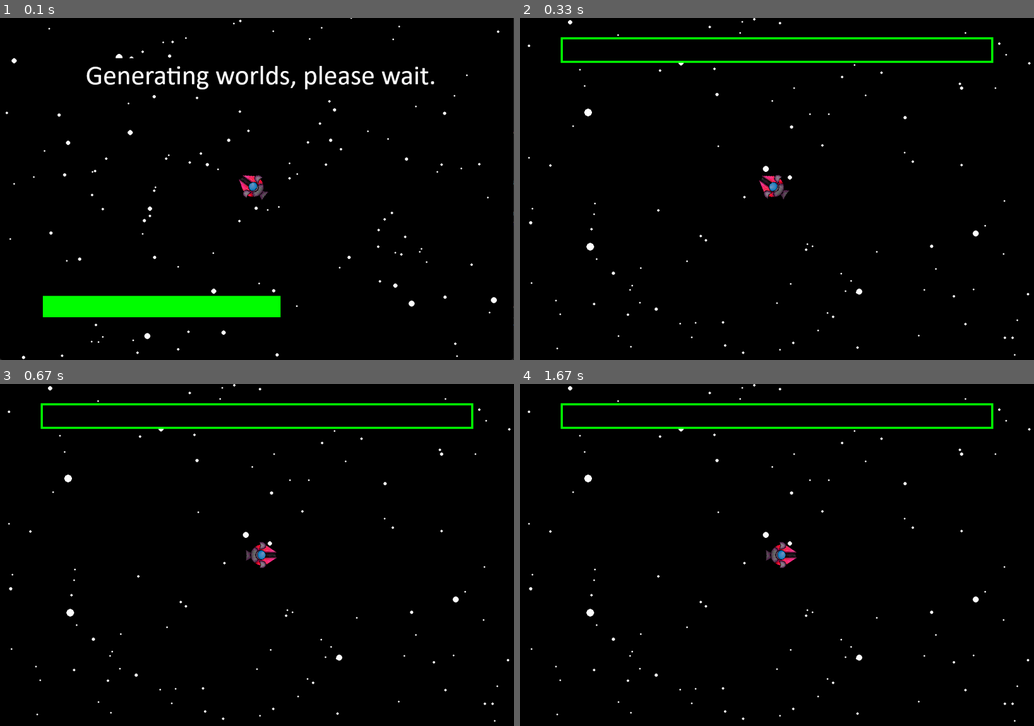
Above: before the commit, frames 1-4 (two rows, left to right).
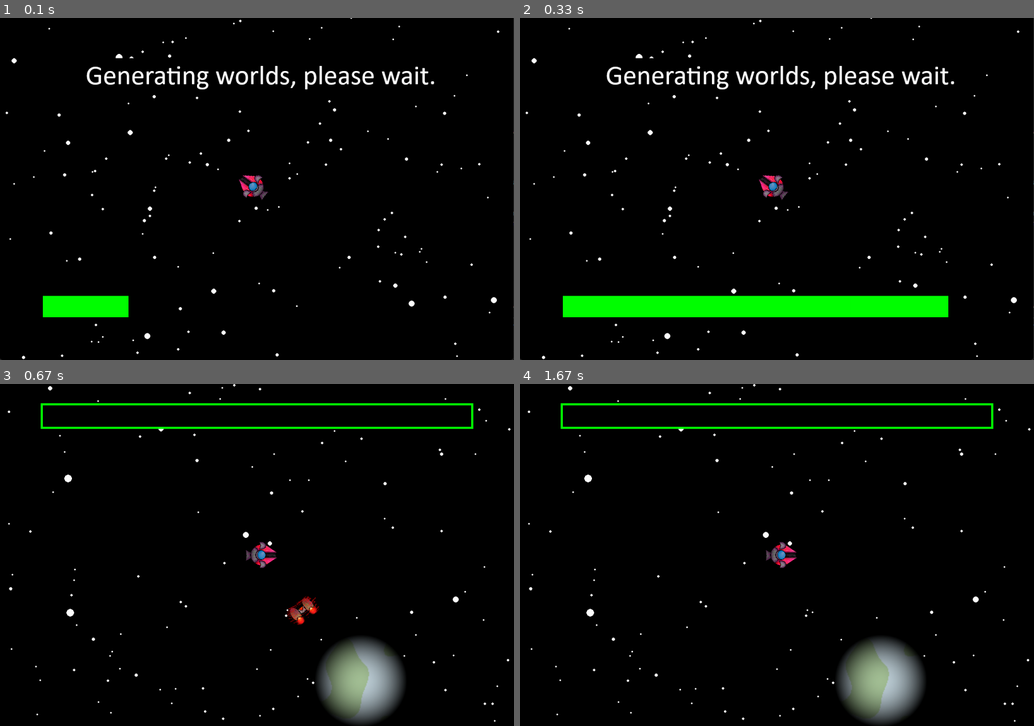
Above: after the commit, the same moments.

Repository: AlmightyM3/pygame--ce-summer-jam-2024
Game: pygame game, started from main.py
Two runs of this game, one before a commit and one after it. Both use one fixed random seed, a clock stepped at 60 frames per second and the inputs below.
Inputs (mouse positions are in pixels of both pictures, inside the frame that each line leads up to):
- Up to frame 1 (0.1 s): no input
- Up to frame 2 (0.33 s): no input
- Up to frame 3 (0.67 s): click (257, 555) at 0.38 s
- Up to frame 4 (1.67 s): no input

The runs differ from the first frame. In frame 1, 1.9% of the frame differs, in the area x 25-55%, y 81-88%; in frame 2, 8.6%, in the area x 0-100%, y 0-100%; in frame 3, 3.6%; in frame 4, 3.4%.

Commit message:
Web compatible version, if Numpy worked

Diff:
--- a/main.py
+++ b/main.py
@@ -1,9 +1,16 @@
-import math, os, pygame, opensimplex, numpy as np
+# /// script
+# requires-python = ">=3.12"
+# dependencies = [
+#   "numpy",
+#   "Pillow",
+#   "pygame-ce",
+# ]
+# ///
+import math, os, pygame, numpy, asyncio
 from random import randint, uniform, choice
 from pygame import Vector2, Vector3
 from Window import Window
 from PIL import Image
-
 
 NOISE_SCALE = 18
 WINDOW_SIZE = Vector2(1200,800)
@@ -16,6 +23,9 @@
 PLAYER_ACCEL = 0.5
 PLAYER_VELO_MAX = 1.4
 PLAYER_DECEL = 0.005
+WEB = True
+if not WEB:
+    import opensimplex
 
 dirPath = os.path.dirname(os.path.abspath(__file__)).lower()
 if "\\" in dirPath:
@@ -60,7 +70,7 @@
         self.pos = startPos-Vector2(self.radius)
         diameter = self.radius*2
         self.surface = pygame.Surface((diameter, diameter))
-        imgArray = np.zeros((diameter, diameter, 3))
+        imgArray = numpy.zeros((diameter, diameter, 3))
 
         w = uniform(-0.4,0.4)
         r2 = self.radius*self.radius
@@ -116,11 +126,11 @@
 
 
 import threading
-def genPlanets():
+async def genPlanets():
     global planets
     r = range(-13000, 13000, 1300)
 
-    if MULTI_THREAD:
+    if MULTI_THREAD and not WEB:
         def subGenPlanets(rx,ry, main):
             for x in rx:
                 for y in ry:
@@ -149,6 +159,7 @@
                 planets.append(Planet(pos, choice(noiseImgs)))
                 enemys.append(Enemy(pos,enemyMoveingImg2, enemyStopedImg1))
             window.update(input)
+            await asyncio.sleep(0)
             window.pgWindow.fill((0,255,0), rect=pygame.Rect((100,WINDOW_SIZE.y-150),((WINDOW_SIZE.x-200)*((r.index(x)+1)/len(r)), 50)))
             if not window.run:
                 return
@@ -156,11 +167,60 @@
 def genNoise(num):
     for i in range(num):
         opensimplex.seed(randint(0,1024))
-        size = np.array(range(MAX_RADIUS+1))/NOISE_SCALE
+        size = numpy.array(range(MAX_RADIUS+1))/NOISE_SCALE
         noise = opensimplex.noise2array(size, size)
-        img = Image.fromarray(np.multiply(np.add(noise,1),1/2))
+        img = Image.fromarray(numpy.multiply(numpy.add(noise,1),1/2))
         img.save(f"{dirPath}/noise/{i}.tiff")
         print(i)
+
+
+async def loop():
+    global lives, progress
+    while window.run:
+        if lives <= 0:
+            pygame.mixer.music.stop()
+            window.update(input)
+            await asyncio.sleep(0)
+            continue
+        elif progress >= 3000:
+            window.pgWindow.fill((0,0,0))
+            for star in stars:
+                star.pos = Vector3(star.pos.x, star.pos.y,(star.pos.z+window.DT/500)%4)
+                star.render()
+            player.render()
+            window.update(input)
+            await asyncio.sleep(0)
+            continue
+        player.update()
+        for enemy in enemys:
+            enemy.update()
+
+        onPlanet = False
+        for planet in planets:
+            if (player.pos-planet.pos-Vector2(planet.radius)).magnitude_squared() <= planet.radius*planet.radius*4:
+                onPlanet = True
+                break
+        if onPlanet:
+            progress+=window.DT
+            if progress >= 3000:
+                pygame.mixer.music.set_volume(1)
+                pygame.mixer.music.load(f"{dirPath}/LevelComplete.mp3")
+                pygame.mixer.music.play()
+
+        window.pgWindow.fill((0,0,0))
+        for star in stars:
+            star.render()
+        for planet in planets:
+            planet.render()
+        for enemy in enemys:
+            enemy.render()
+        player.render()
+
+        window.pgWindow.fill((0,255,0), rect=pygame.Rect((95,45),((WINDOW_SIZE.x-190), 60)))
+        window.pgWindow.fill((0,0,0), rect=pygame.Rect((100,50),((WINDOW_SIZE.x-200), 50)))
+        window.pgWindow.fill((0,255,0), rect=pygame.Rect((100,50),((WINDOW_SIZE.x-200)*((progress)/3000), 50)))
+        window.update(input)
+        await asyncio.sleep(0)
 
 
 if __name__ == "__main__":
@@ -178,16 +238,19 @@
     planets = []
     noiseImgs = os.listdir(f"{dirPath}/noise")
     if not noiseImgs:
-        genNoise(32)
-        noiseImgs = os.listdir(f"{dirPath}/noise")
-
-    noiseImgs = [np.add(np.multiply(np.array(Image.open(f"{dirPath}/noise/{i}")), 2), -1) for i in noiseImgs]
+        if WEB:
+            print("can't gen noise in web mode")
+        else:
+            genNoise(32)
+            noiseImgs = os.listdir(f"{dirPath}/noise")
+
+    noiseImgs = [numpy.add(numpy.multiply(numpy.array(Image.open(f"{dirPath}/noise/{i}")), 2), -1) for i in noiseImgs]
 
     enemyStopedImg1 = pygame.transform.scale_by(pygame.image.load(dirPath+"/EvilSpaceship3.png"), 1/24).convert_alpha()
     enemyMoveingImg2 = pygame.transform.scale_by(pygame.image.load(dirPath+"/EvilSpaceship3On.png"), 1/24).convert_alpha()
     enemys = []#Enemy(Vector2(500,500),enemyMoveingImg2, enemyStopedImg1)
 
-    genPlanets()
+    asyncio.run(genPlanets())
 
     if window.run:
         pygame.mixer.music.set_volume(0.83)
@@ -196,46 +259,4 @@
 
     lives = 3
     progress = 0.0
-
-    while window.run:
-        if lives <= 0:
-            pygame.mixer.music.stop()
-            window.update(input)
-            continue
-        elif progress >= 3000:
-            window.pgWindow.fill((0,0,0))
-            for star in stars:
-                star.pos = Vector3(star.pos.x, star.pos.y,(star.pos.z-window.DT/500)%4)
-                star.render()
-            player.render()
-            window.update(input)
-            continue
-        player.update()
-        for enemy in enemys:
-            enemy.update()
-
-        onPlanet = False
-        for planet in planets:
-            if (player.pos-planet.pos-Vector2(planet.radius)).magnitude_squared() <= planet.radius*planet.radius*4:
-                onPlanet = True
-                break
-        if onPlanet:
-            progress+=window.DT
-            if progress >= 3000:
-                pygame.mixer.music.set_volume(1)
-                pygame.mixer.music.load(f"{dirPath}/LevelComplete.mp3")
-                pygame.mixer.music.play()
-
-        window.pgWindow.fill((0,0,0))
-        for star in stars:
-            star.render()
-        for planet in planets:
-            planet.render()
-        for enemy in enemys:
-            enemy.render()
-        player.render()
-
-        window.pgWindow.fill((0,255,0), rect=pygame.Rect((95,45),((WINDOW_SIZE.x-190), 60)))
-        window.pgWindow.fill((0,0,0), rect=pygame.Rect((100,50),((WINDOW_SIZE.x-200), 50)))
-        window.pgWindow.fill((0,255,0), rect=pygame.Rect((100,50),((WINDOW_SIZE.x-200)*((progress)/3000), 50)))
-        window.update(input)
+    asyncio.run(loop())
